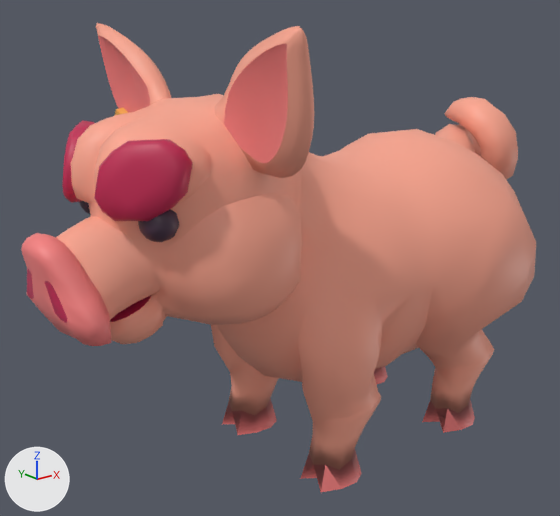
The glTF model models/Pig/Pig.gltf: old version first, new version second.
Camera for both pictures: a camera (50 mm lens) standing at (-1.246, -1.265, 0.983) and looking at (-0.19, 0.056, 0.454). Arrows for +X, +Y and +Z are at lower left; the lights stay in place. Vertices at the same position are counted once.

Names of what the first picture shows: 'Body', 'Earring', 'Eyeballs', 'Eyebrows'.
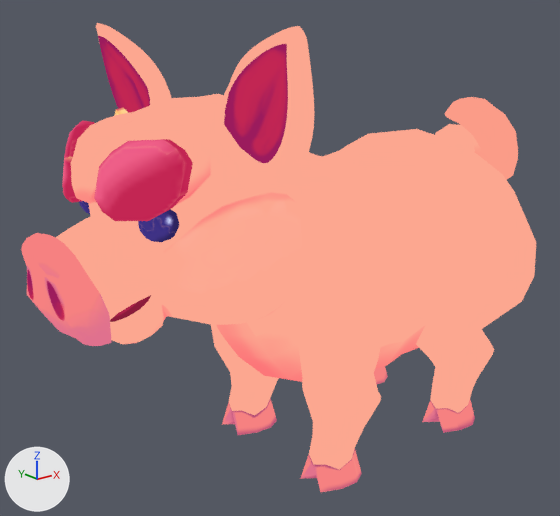
Commit message: Pig update

Edits to the bpy script that builds the scene:
```text
Add img_piggie:
    img_piggie = load_image('Piggie', 'textures/Piggie.png', 4000, 4000, 'sRGB')
Change mat_material:
    remove # nodes: BsdfPrincipled, OutputMaterial, TexImage
    remove # uses the picture img_tex_coloratlas_png
    nodes: BsdfTransparent, Emission, LightPath, MixShader, OutputMaterial, TexImage
    uses the picture img_piggie
Change me_body:
    where me_body.from_pydata(...)  # 1364 vertices, 2756 faces; spans x -0.787..0.578, y -0.343..0.343, z 0.0..0.967
    used by ob_body; location = (0.0, 0.0, 0.0)
    me_body part 1: texture (UV) coordinates of 2756 of 2756 faces, centred in x -0.786..0.575, y -0.341..0.341, z 0.0..0.964, changed; they spanned u 0.51..0.99, v 0.88..0.99 and now span u 0.0..1.0, v 0.05..0.95
Change me_eyballs:
    where me_eyballs.from_pydata(...)  # 148 vertices, 288 faces; spans x -0.632..-0.562, y -0.154..0.154, z 0.607..0.677
    used by ob_eyeballs; location = (0.0, 0.0, 0.0)
    me_eyballs part 2: texture (UV) coordinates of 288 of 288 faces, centred in x -0.631..-0.564, y -0.152..0.152, z 0.609..0.676, changed; they spanned u 0.52..0.61, v 0.77..0.85 and now span u 0.27..0.46, v 0.83..0.86
Change me_cube_002:
    where me_cube_002.from_pydata(...)  # 180 vertices, 352 faces; spans x -0.687..-0.553, y -0.184..0.189, z 0.647..0.788
    used by ob_eyebrows; location = (0.0, 0.0, 0.0)
    me_cube_002 part 3: texture (UV) coordinates of 352 of 352 faces, centred in x -0.683..-0.556, y -0.18..0.186, z 0.649..0.786, changed; they spanned u 0.51..0.61, v 0.89..0.99 and now span u 0.43..0.47, v 0.56..0.84
```

Where the change shows, as pixel boxes [x1, y1, x2, y2] in the pictures (560 x 516 px):
'Body', surface changed (brown to beige)
    both: [21, 23, 536, 492]
'Eyebrows', surface changed (red to pink)
    both: [62, 121, 193, 221]
'Eyeballs', surface changed (black to blue)
    both: [79, 201, 179, 242]
'Earring', surface changed
    both: [114, 108, 128, 116]
